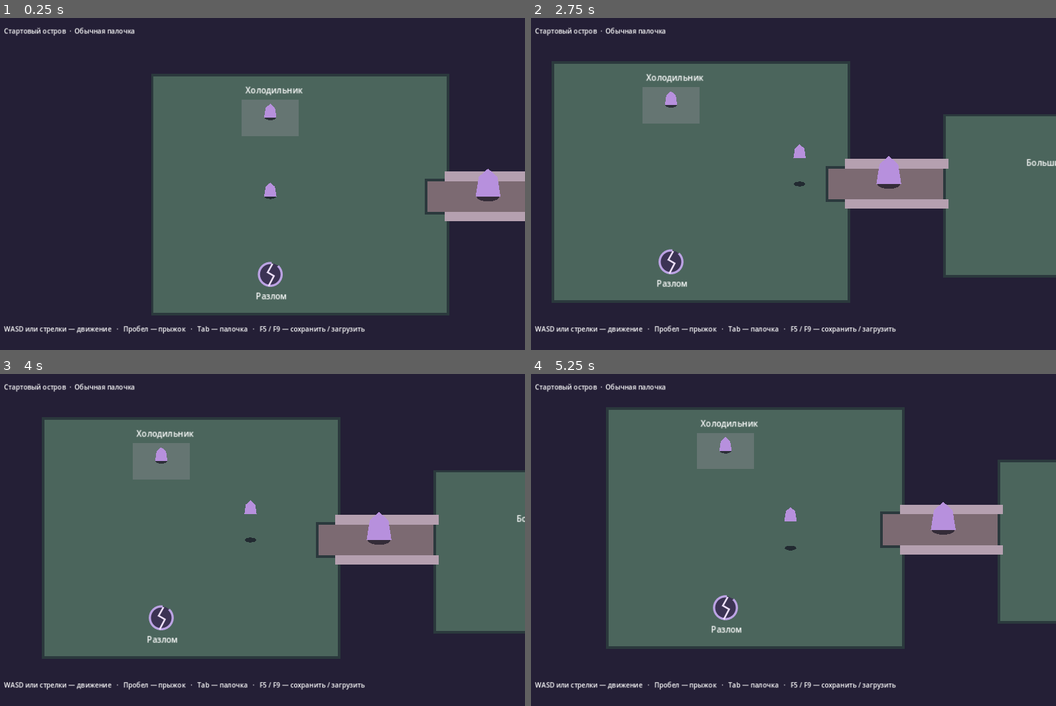
Above: before the commit, frames 1-4 (two rows, left to right).
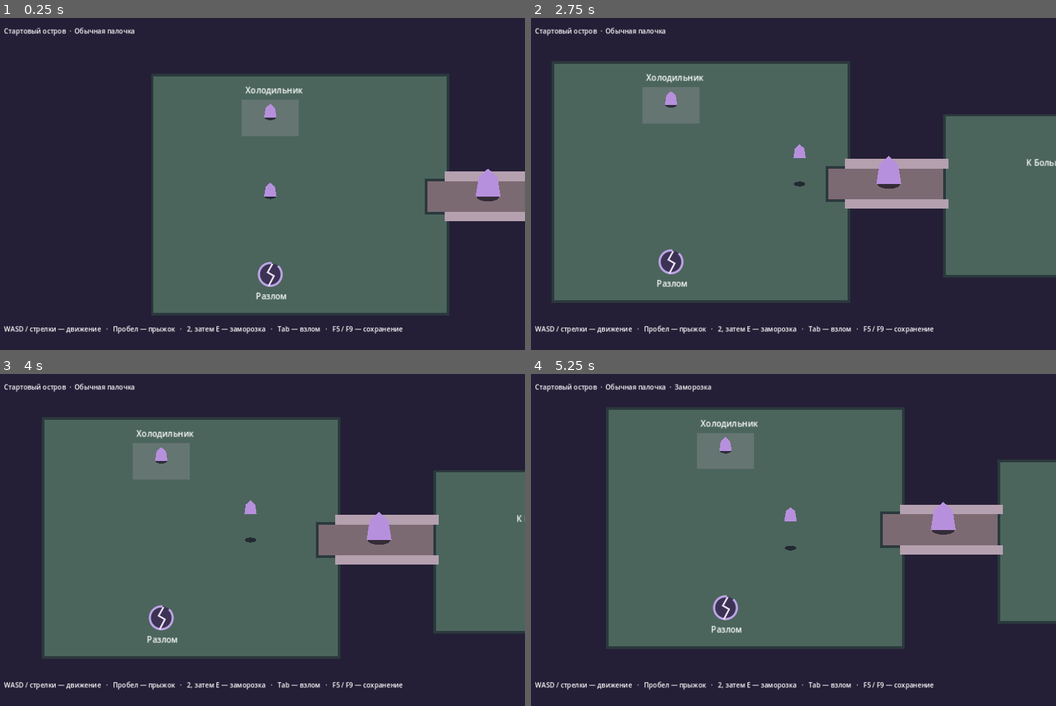
Above: after the commit, the same moments.

Repository: 0ri-space-cat/luna-dev-mode
Game: Godot game, scene res://scenes/skeleton/start_island.tscn
Same seed, same stepped clock (60 frames per second), same inputs: the game is played once before the commit and once after it. This scene is started directly instead of the project's main scene.
Inputs (mouse positions are in pixels of both pictures, inside the frame that each line leads up to):
- Up to frame 1 (0.25 s): no input
- Up to frame 2 (2.75 s): tap Enter at 0.5 s; move the mouse to (909, 167) at 0.52 s; hold Right (ui_right) 0.53-1.25 s; tap 2 at 0.6 s; click (909, 167) at 0.67 s; tap Space at 0.77, 2 s; tap 1 at 0.8 s; drag from (683, 200) to (762, 250) at 1.27 s; move the mouse to (846, 110) at 2.02 s; hold Right (ui_right) from 2.03 s (still down); tap 3 at 2.1 s; tap 4 at 2.3 s
- Up to frame 3 (4 s): release Right (ui_right) at 2.75 s; drag from (231, 606) to (99, 490) at 2.77 s; tap Enter at 3.5 s; move the mouse to (420, 589) at 3.52 s; hold Left (ui_left) from 3.53 s (still down); hold E from 3.53 s (still down); tap Space at 3.77 s; tap F at 3.8 s
- Up to frame 4 (5.25 s): release Left (ui_left) at 4.25 s; release E at 4.25 s; drag from (630, 490) to (709, 457) at 4.27 s; tap Space at 5 s; move the mouse to (814, 540) at 5.02 s; hold Down (ui_down) from 5.03 s (still down); tap 2 at 5.1 s; click (814, 540) at 5.17 s

The runs differ from the first frame. In frame 1, 0.8% of the frame differs, in the area x 4-77%, y 92-96%; in frame 2, 0.8%; in frame 3, 0.8%; in frame 4, 0.9%, in the area x 4-77%, y 3-96%.

Commit message:
M3.45: Connect the Great Meadows and the physical creek routes

Diff:
--- a/game/scenes/skeleton/start_island.tscn
+++ b/game/scenes/skeleton/start_island.tscn
@@ -26,7 +26,7 @@
 [node name="Controls" type="Label" parent="Interface"]
 offset_left = 24.0
 offset_top = 738.0
-text = "WASD или стрелки — движение   ·   Пробел — прыжок   ·   Tab — палочка   ·   F5 / F9 — сохранить / загрузить"
+text = "WASD / стрелки — движение   ·   Пробел — прыжок   ·   2, затем E — заморозка   ·   Tab — взлом   ·   F5 / F9 — сохранение"
 
 [node name="SaveNotice" type="Label" parent="Interface"]
 offset_left = 24.0
--- a/game/scripts/skeleton/entity_fixture.gd
+++ b/game/scripts/skeleton/entity_fixture.gd
@@ -35,6 +35,14 @@
 	return LOCATION_ID
 
 
+func _entity_location(_point: Vector2) -> String:
+	return _location_id()
+
+
+func _starts_alive(category: String) -> bool:
+	return category in ["player", "yeti"]
+
+
 func _editor_parent() -> Node:
 	return self
 
@@ -67,6 +75,7 @@
 		candidate.free()
 		return null
 	candidate.position = point
+	candidate.location_id = _entity_location(point)
 	entities.register_entity(identity, candidate, _target_group(candidate))
 	add_child(candidate)
 	return candidate
@@ -99,11 +108,10 @@
 		return null
 	var body := EntityBody.new()
 	_configure_body(body, identity)
-	body.record = EntityRecord.new(identity, category, label, parameters, {"material": material, "alive": category in ["player", "yeti"], "asleep": category == "yeti", "ai_enabled": category != "player", "control_source": "PLAYER" if category == "player" else "NONE"})
+	body.record = EntityRecord.new(identity, category, label, parameters, {"material": material, "alive": _starts_alive(category), "asleep": category == "yeti", "ai_enabled": category != "player", "control_source": "PLAYER" if category == "player" else "NONE"})
 	if category != "player":
 		body.configure_seat(EntityBody.SEAT_HEIGHT, EntityBody.SEAT_CAPACITY, false)
 	body.world_registry = entities
-	body.location_id = _location_id()
 	return body
 
 
@@ -112,7 +120,7 @@
 		return false
 	var target := entities.get_entity(target_id) as EntityBody
 	var key := Parameters.storage_id(parameter_id)
-	if not wand_policy.authorize(actor, target, _location_id(), projection, access, parameters, key):
+	if not wand_policy.authorize(actor, target, _entity_location(actor.position), projection, access, parameters, key):
 		return false
 	var offset: Vector2 = actor.global_position - target.global_position
 	var height_gap: float = actor.motion.elevation - target.motion.elevation
@@ -129,7 +137,7 @@
 		data["category"] = body.record.category
 		data["label"] = body.record.display_name
 		data["material"] = body.get_parameter("material")
-		data["location_id"] = body.location_id
+		data["location_id"] = _entity_location(body.position)
 		data["life"] = body.life_snapshot()
 		data["control"] = body.control_snapshot()
 		data["movement"] = body.movement_snapshot()
@@ -182,7 +190,7 @@
 
 
 func _build_saved_entity(state: Variant, version: int) -> EntityBody:
-	if not state is Dictionary or state.get("location_id") != _location_id() or not state.has("dynamics"):
+	if not state is Dictionary or not state.has("dynamics"):
 		return null
 	if state.has("life") != (version >= 1) or state.has("control") != (version >= 2) or state.has("movement") != (version >= 3) or state.has("editor") != (version >= 4) or state.has("gravity_scale") != (version >= 5) or state.has("attachment") != (version >= 6):
 		return null
@@ -190,6 +198,11 @@
 	if body != null and ((version >= 5 and not body.set_parameter("gravity_scale", state["gravity_scale"])) or (version >= …(281 unchanged characters)…
 		body.free()
 		return null
+	if body != null:
+		body.location_id = _entity_location(body.position)
+		if state.get("location_id") != body.location_id:
+			body.free()
+			return null
 	return body
 
 
@@ -312,7 +325,7 @@
 	if not (actor as EntityBody).accepts_player_input():
 		return {}
 	var target := entities.get_entity(target_id) as EntityBody
-	if not wand_policy.authorize(actor, target, _location_id(), projection, access, parameters, "mass"):
+	if not wand_policy.authorize(actor, target, _entity_location(actor.position), projection, access, parameters, "mass"):
 		return {}
 	var offset := Vector3(actor.position.x - target.position.x, actor.position.y - target.position.y,
 		actor.motion.elevation - target.motion.elevation)
--- /dev/null
+++ b/game/scripts/skeleton/meadows_layout.gd
@@ -0,0 +1,36 @@
+extends RefCounted
+## Continuous P9-03 graybox. Flat dry paths run above the ravine and creek bed.
+
+const LOCATION_ID := "ET_MEADOWS_MAIN"
+const WEST_BOUNDARY := 1200.0
+const M0 := Rect2(1140, 244, 264, 305)
+const M1_BANK := Rect2(1330, 218, 200, 222)
+const M2 := Rect2(1616, 206, 335, 277)
+const SOUTH_TURN := Rect2(1232, 491, 212, 133)
+const DRY_TRAIL := Rect2(1370, 565, 638, 134)
+const M3 := Rect2(1840, 416, 168, 240)
+const DECKS := [M0, M1_BANK, M2, SOUTH_TURN, DRY_TRAIL, M3]
+const CREEK := Rect2(1530, 184, 86, 325)
+const CREEK_BED := -112.0
+const ICE_BOUNDS := Rect2(1517, 312, 112, 78)
+const ICE_SURFACE := {"bounds": ICE_BOUNDS, "height": 0.0, "safe": false}
+const ICE_SECONDS := 7.0
+const FREEZE_REACH := 62.0
+const FOX_ID := "MEADOWS_FOX"
+const TROLLIK_ID := "MEADOWS_TROLLIK"
+
+
+static func draw_on(canvas: Node2D, frozen: bool) -> void:
+	canvas.draw_rect(CREEK, Color("487d92"))
+	for y in range(216, 500, 26):
+		canvas.draw_line(Vector2(1542, y), Vector2(1604, y + 11), Color("639bae"), 1.5)
+	if frozen:
+		canvas.draw_rect(ICE_BOUNDS, Color("a9dbdf"))
+		canvas.draw_rect(ICE_BOUNDS, Color("d2eff1"), false, 2.0)
+	var font := ThemeDB.fallback_font
+	canvas.draw_string(font, Vector2(1224, 329), "Перепутье")
+	canvas.draw_string(font, Vector2(1420, 300), "Ручей")
+	canvas.draw_string(font, Vector2(1694, 270), "Большая поляна")
+	canvas.draw_string(font, Vector2(1870, 597), "Высокий край")
+	canvas.draw_circle(Vector2(1770, 300), 33.0, Color("779080"))
+	canvas.draw_rect(Rect2(1925, 543, 38, 17), Color("9a8a87"))
--- a/game/scripts/skeleton/start_island.gd
+++ b/game/scripts/skeleton/start_island.gd
@@ -1,6 +1,7 @@
 extends "res://scripts/skeleton/entity_fixture.gd"
-## The first playable P9-03 graybox. S0–S3 share one simulation and camera.
-
+## Continuous P9-03 graybox. The island and meadows share the simulation and camera.
+
+const Meadows = preload("res://scripts/skeleton/meadows_layout.gd")
 const ISLAND_ID := "ET_START_ISLAND"
 const FRIDGE_ID := "START_FRIDGE"
 const BRIDGE_YETI_ID := "START_YETI"
@@ -25,6 +26,9 @@
 var has_donut := false
 var donut_refill := 0.0
 var retreat_step := -1
+var ice_remaining := 0.0
+var freeze_selected := false
+var _initial_meadow_states: Array[Dictionary] = []
 var _store := SaveStore.new()
 
 @onready var _camera: Camera2D = $Camera
@@ -36,13 +40,25 @@
 	return ISLAND_ID
 
 
+func _entity_location(point: Vector2) -> String:
+	return Meadows.LOCATION_ID if point.x >= Meadows.WEST_BOUNDARY else ISLAND_ID
+
+
+func _starts_alive(category: String) -> bool:
+	return category in ["fox", "trollik"] or super._starts_alive(category)
+
+
 func _editor_parent() -> Node:
 	return $Interface
 
 
 func _ready() -> void:
 	_decks.assign(ISLAND_DECKS)
+	for bounds in Meadows.DECKS:
+		_decks.append({"bounds": bounds, "height": 0.0})
 	_surfaces.assign(_decks)
+	_water_volumes.append(WaterVolume.new(Meadows.CREEK, Meadows.CREEK_BED, 0.0,
+		Vector2(0, 18), 1.5))
 	_walls.assign(BRIDGE_RAILS)
 	for wall in _walls:
 		_build_wall(wall)
@@ -62,7 +78,29 @@
 	yeti.set_parameter("size", 2.0)
 	yeti.set_parameter("behavior_mode", "IDLE")
 	_connect_bridge_body()
+	_spawn_meadow_fauna()
 	_camera.position = actor.position
+
+
+func _spawn_meadow_fauna() -> void:
+	var fox := spawn_entity({
+		"id": Meadows.FOX_ID, "category": "fox", "label": "Лисичка", "material": "FABRIC",
+	}, Vector2(1684, 414), 0.0)
+	var trollik := spawn_entity({
+		"id": Meadows.TROLLIK_ID, "category": "trollik", "label": "Троллик", "material": "FABRIC",
+	}, Vector2(1870, 325), 0.0)
+	if fox == null or trollik == null:
+		push_error("Could not place the meadow fauna")
+		return
+	fox.set_parameter("size", 0.7)
+	fox.set_parameter("speed", 1.05)
+	trollik.set_parameter("speed", 0.85)
+	trollik.set_parameter("behavior_mode", "CHASE")
+	trollik.set_parameter("target_group", "LUNA")
+	trollik.set_parameter("sense_range", 1.7)
+	for entry in make_snapshot()["entities"]:
+		if entry["id"] in [Meadows.FOX_ID, Meadows.TROLLIK_ID]:
+			_initial_meadow_states.append(entry)
 
 
 func _configure_body(body: ElevationBody, entity_id: String) -> void:
@@ -77,17 +115,24 @@
 
 
 func _physics_process(delta: float) -> void:
+	for identity in entities.list_ids():
+		var body := entities.get_entity(identity) as EntityBody
+		body.location_id = _entity_location(body.position)
 	if keyboard:
 		_apply_keyboard_input()
 	if not is_instance_valid(_debug_editor):
 		donut_refill = maxf(0.0, donut_refill - delta)
+		if ice_remaining > 0.0:
+			_set_ice_time(maxf(0.0, ice_remaining - delta))
 		_update_yeti_route()
 	_camera.position = actor.position
-	var area := "Стартовый остров" if actor.position.x < 925.0 else "Край Больших лугов"
+	var area := "Большие луга" if actor.position.x >= Meadows.WEST_BOUNDARY else "Стартовый остров"
 	var wand := "Обычная палочка" if access.wand_mode == AccessState.ORDINARY else access.wand_mode
 	_status.text = "%s  ·  %s" % [area, wand]
 	if has_donut:
 		_status.text += "  ·  Пончик"
+	if freeze_selected:
+		_status.text += "  ·  Заморозка"
 	var action := _nearby_action()
 	_prompt.text = "" if action.is_empty() or is_instance_valid(_debug_editor) else "E  " + action
 
@@ -120,7 +165,26 @@
 	var yeti := entities.get_entity(BRIDGE_YETI_ID) as EntityBody
 	if has_donut and not yeti.get_parameter("asleep") and _within_reach(yeti.position, yeti.motion.elevation):
 		return "Предложить пончик"
+	if freeze_selected and _can_freeze_creek():
+		return "Заморозить воду"
 	return ""
+
+
+func _can_freeze_creek() -> bool:
+	if ice_remaining > 0.0 or not projection.carried or not actor.motion.grounded:
+		return false
+	var closest := actor.position.clamp(Meadows.ICE_BOUNDS.position, Meadows.ICE_BOUNDS.end)
+	return actor.position.distance_squared_to(closest) <= Meadows.FREEZE_REACH * Meadows.FREEZE_REACH
+
+
+func _set_ice_time(seconds: float) -> void:
+	if seconds > 0.0 and ice_remaining <= 0.0:
+		_surfaces.append(Meadows.ICE_SURFACE)
+		queue_redraw()
+	elif seconds <= 0.0 and ice_remaining > 0.0:
+		_surfaces.erase(Meadows.ICE_SURFACE)
+		queue_redraw()
+	ice_remaining = seconds
 
 
 func interact() -> bool:
@@ -138,6 +202,9 @@
 			if retreat_step < 0:
 				retreat_step = 0
 			return true
+		"Заморозить воду":
+			_set_ice_time(Meadows.ICE_SECONDS)
+			return true
 	return interact_with_attachment()
 
 
@@ -151,6 +218,12 @@
 		KEY_TAB:
 			_toggle_debug_editor()
 			get_viewport().set_input_as_handled()
+		KEY_2:
+			if not is_instance_valid(_debug_editor):
+				freeze_selected = true
+		KEY_1, KEY_3, KEY_4:
+			if not is_instance_valid(_debug_editor):
+				freeze_selected = false
 		KEY_ESCAPE:
 			if is_instance_valid(_debug_editor):
 				_toggle_debug_editor()
@@ -177,6 +250,7 @@
 		"access": access.snapshot(), "projection": projection.snapshot(), "has_donut": has_donut,
 		"donut_refill": donut_refill, "retreat_step": retreat_step,
 	}
+	data["meadows"] = {"ice_remaining": ice_remaining}
 	return data
 
 
@@ -201,13 +275,30 @@
 		return false
 	if typeof(step) not in [TYPE_INT, TYPE_FLOAT] or float(step) not in [-1.0, 0.0, 1.0, 2.0]:
 		return false
+	var meadow_state: Variant = data.get("meadows", {"ice_remaining": 0.0})
+	if not meadow_state is Dictionary:
+		return false
+	var ice: Variant = meadow_state.get("ice_remaining")
+	if typeof(ice) not in [TYPE_INT, TYPE_FLOAT] or not is_finite(float(ice)) \
+			or float(ice) < 0.0 or float(ice) > Meadows.ICE_SECONDS:
+		return false
 	var fridge_found := false
 	var yeti_found := false
 	for state in states:
 		if state is Dictionary:
 			fridge_found = fridge_found or (state.get("id") == FRIDGE_ID and state.get("category") == "fridge")
 			yeti_found = yeti_found or (state.get("id") == BRIDGE_YETI_ID and state.get("category") == "yeti")
-	if not fridge_found or not yeti_found or not super.apply_snapshot(data):
+	if not fridge_found or not yeti_found:
+		return false
+	var candidate := data
+	if not data.has("meadows"):
+		# M3.44 saves predate the fauna and have no transient supports.
+		candidate = data.duplicate(true)
+		candidate["entities"].append_array(_initial_meadow_states)
+	var previous_ice := ice_remaining
+	_set_ice_time(float(ice))
+	if not super.apply_snapshot(candidate):
+		_set_ice_time(previous_ice)
 		return false
 	access = next_access
 	projection = next_projection
@@ -235,4 +326,5 @@
 	var font := ThemeDB.fallback_font
 	draw_string(font, FRIDGE_SPOT + Vector2(-48, -47), "Холодильник")
 	draw_string(font, RIFT_SPOT + Vector2(-28, 48), "Разлом")
-	draw_string(font, Vector2(1005, 339), "Большие луга")
+	draw_string(font, Vector2(1005, 339), "К Большим лугам →")
+	Meadows.draw_on(self, ice_remaining > 0.0)
--- /dev/null
+++ b/game/tests/test_skeleton_meadows.gd
@@ -0,0 +1,88 @@
+extends SceneTree
+
+const Start = preload("res://scenes/skeleton/start_island.tscn")
+const Meadows = preload("res://scripts/skeleton/meadows_layout.gd")
+
+
+func _initialize() -> void:
+	call_deferred("_run")
+
+
+func _run() -> void:
+	var scene = Start.instantiate()
+	scene.keyboard = false
+	root.add_child(scene)
+	await physics_frame
+
+	# Enter from the M3.44 island landing with an old-format snapshot.
+	scene.actor.position = Vector2(1150, 374)
+	scene.actor.motion.reset_on_surface(scene.actor.position, 0.0)
+	var old: Dictionary = scene.make_snapshot()
+	old.erase("meadows")
+	old["entities"] = old["entities"].filter(func(entry): return entry["location_id"] != Meadows.LOCATION_ID)
+	assert(scene.apply_snapshot(old))
+	var fox = scene.entities.get_entity(Meadows.FOX_ID)
+	var trollik = scene.entities.get_entity(Meadows.TROLLIK_ID)
+	assert(fox != null and fox.get_parameter("alive") and fox.location_id == Meadows.LOCATION_ID)
+	assert(trollik != null and trollik.get_parameter("behavior_mode") == "CHASE")
+
+	# Walk from the junction to the east bank via the dry lookout route.
+	assert(await _walk_to(scene, Vector2(1300, 374)))
+	assert(scene.actor.location_id == Meadows.LOCATION_ID)
+	assert(await _walk_to(scene, Vector2(1300, 610)))
+	assert(await _walk_to(scene, Vector2(1910, 610), 230))
+	assert(await _walk_to(scene, Vector2(1910, 350)))
+	assert(await _walk_to(scene, Vector2(1640, 350)))
+	assert(scene.ice_remaining == 0.0 and scene.actor.recoveries == 0)
+
+	# Jump against the flow-facing gap and land on the other bank.
+	scene.apply_player_input(Vector2.LEFT, true)
+	assert(await _walk_to(scene, Vector2(1485, 350)))
+	assert(await _until_grounded(scene))
+	assert(scene.actor.recoveries == 0)
+
+	# Freeze from the west bank using the ordinary wand, then load while on the ice.
+	scene.freeze_selected = true
+	assert(scene.interact() and scene.ice_remaining > 0.0)
+	assert(await _walk_to(scene, Vector2(1570, 350)))
+	assert(scene.actor.motion.grounded)
+	var frozen: Dictionary = JSON.parse_string(JSON.stringify(scene.make_snapshot()))
+	assert(scene.apply_snapshot(frozen))
+	assert(scene.actor.motion.grounded and scene.ice_remaining > 0.0)
+	assert(await _walk_to(scene, Vector2(1650, 350)))
+	assert(scene.actor.recoveries == 0)
+
+	# A final fraction of the saved timer melts underfoot and returns to the dry anchor.
+	frozen["meadows"]["ice_remaining"] = 0.05
+	assert(scene.apply_snapshot(frozen))
+	for tick in range(100):
+		await physics_frame
+	assert(scene.ice_remaining == 0.0 and scene.actor.recoveries == 1)
+	assert(scene.actor.position.x < Meadows.CREEK.position.x and scene.actor.motion.grounded)
+	assert(await _walk_to(scene, Vector2(1370, 374)))
+	assert(await _walk_to(scene, Vector2(1145, 374)))
+	assert(scene.actor.location_id == scene.ISLAND_ID)
+	print("P9-03: linked meadows, fauna, dry loop, jump, ice and bank recovery passed")
+	scene.queue_free()
+	await process_frame
+	quit()
+
+
+func _walk_to(scene: Node, target: Vector2, max_ticks: int = 150) -> bool:
+	for tick in range(max_ticks):
+		var offset: Vector2 = target - scene.actor.position
+		if offset.length_squared() < 16.0:
+			scene.apply_player_input(Vector2.ZERO)
+			return true
+		scene.apply_player_input(offset.normalized())
+		await physics_frame
+	scene.apply_player_input(Vector2.ZERO)
+	return false
+
+
+func _until_grounded(scene: Node) -> bool:
+	for tick in range(90):
+		if scene.actor.motion.grounded:
+			return true
+		await physics_frame
+	return false
--- a/game/tests/test_skeleton_start_island.gd
+++ b/game/tests/test_skeleton_start_island.gd
@@ -30,7 +30,8 @@
 	assert(not scene.interact() and scene.has_donut)
 	assert(scene.request_wand_parameter_edit(scene.BRIDGE_YETI_ID, "ASLEEP", false))
 	assert(scene.interact() and not scene.has_donut)
-	assert(await _walk_to(scene, Vector2(1060, 374)))
+	assert(await _walk_to(scene, Vector2(1260, 374), 250))
+	assert(scene.actor.location_id == "ET_MEADOWS_MAIN")
 	var yeti_position: Vector2 = scene.entities.get_entity(scene.BRIDGE_YETI_ID).position
 	assert(yeti_position.y > 445.0)
 
@@ -40,14 +41,14 @@
 	assert(scene.apply_snapshot(saved))
 	assert(scene.access.wand_mode == Access.ORDINARY)
 	assert(scene.entities.get_entity(scene.BRIDGE_YETI_ID).position.is_equal_approx(yeti_position))
-	assert(await _walk_to(scene, Vector2(320, 374), 280))
+	assert(await _walk_to(scene, Vector2(320, 374), 350))
 	assert(await _walk_to(scene, Vector2(320, 255)))
 	assert(scene.interact() and scene.has_donut)
 	assert(await _walk_to(scene, Vector2(320, 480)))
 	assert(scene.interact() and scene.access.wand_mode == Access.PLAYFUL)
 	assert(scene.has_donut)
 	assert(await _walk_to(scene, Vector2(320, 374)))
-	assert(await _walk_to(scene, Vector2(1060, 374), 280))
+	assert(await _walk_to(scene, Vector2(1260, 374), 350))
 	print("P9-03: island, physical bridge, donut, saved retreat and repeatable rift passed")
 	scene.queue_free()
 	await process_frame
Not shown, changed: docs/manual/00_LUNA_PRODUCTION_MANUAL.md
Not shown, changed: docs/scenario/02_GREAT_MEADOWS.md
